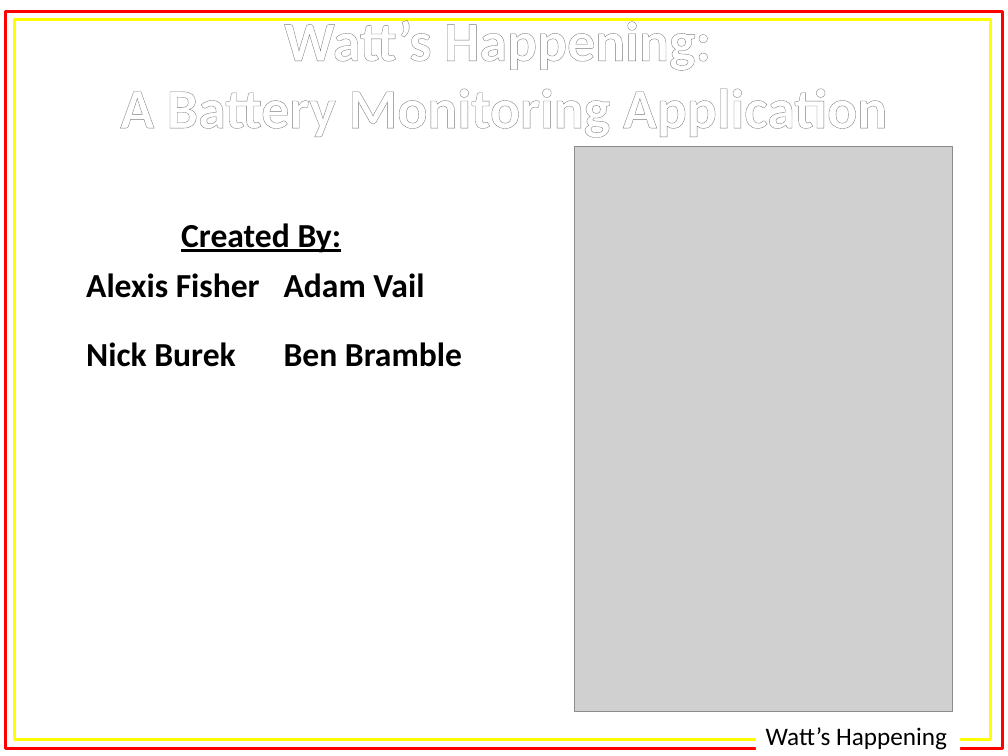
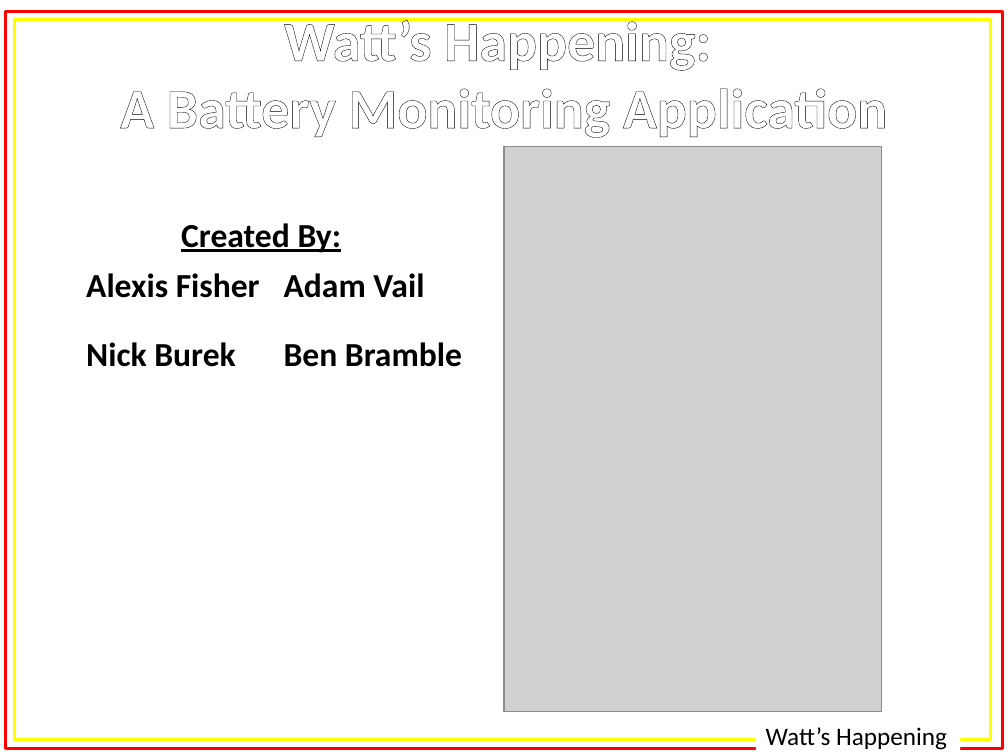
Before and after one commit to alexisfisher/watts-happening, a slide deck: slide 1 of docs/presentation/Presentation.pptx. Drawn at 1008x756 pixels with LibreOffice and Linux fonts; fonts in the diff are those of the drawing; grey boxes stand for pictures. Boxes give left, top, right and bottom in pixels: in the first picture for what was removed or moved away, otherwise in the second. Text is boxed around its words. In the diff, an @@ line names an element or a change of style, - is before the commit and + after.

```diff
--- a/docs/presentation/Presentation.pptx
+++ b/docs/presentation/Presentation.pptx
@@ text "Watt’s Happening:" at (x1=120, y1=18, x2=887, y2=138): letter outline #7D7D7D 0.83 pt to #000000 0.83 pt @@
@@ picture moved from (x1=575, y1=146, x2=953, y2=712) to (x1=504, y1=146, x2=882, y2=712) @@
```
Also in this commit, not shown: 4 other slides changed, 2 slides added, 1 slide removed, 1 other file.
